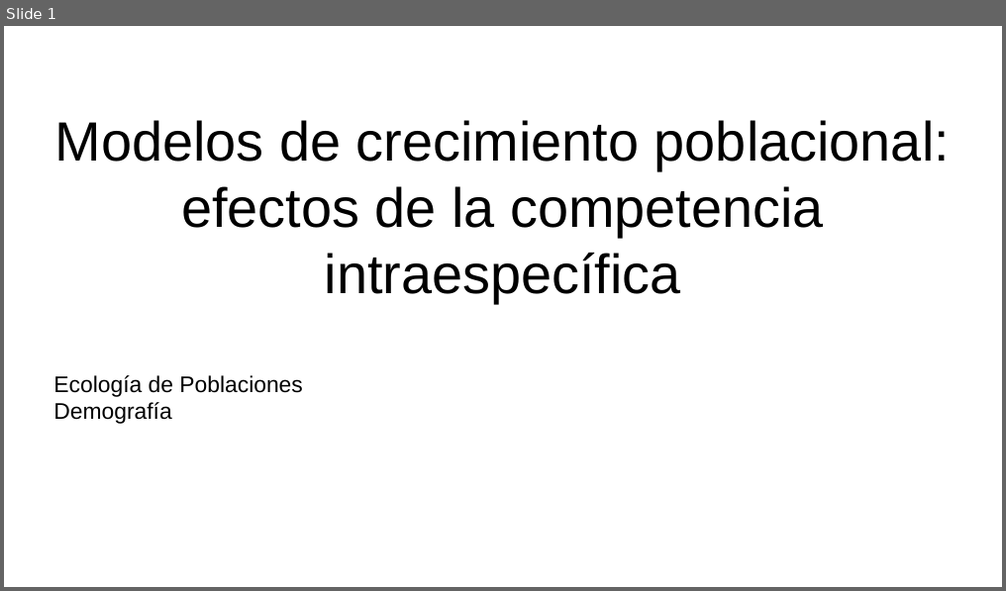
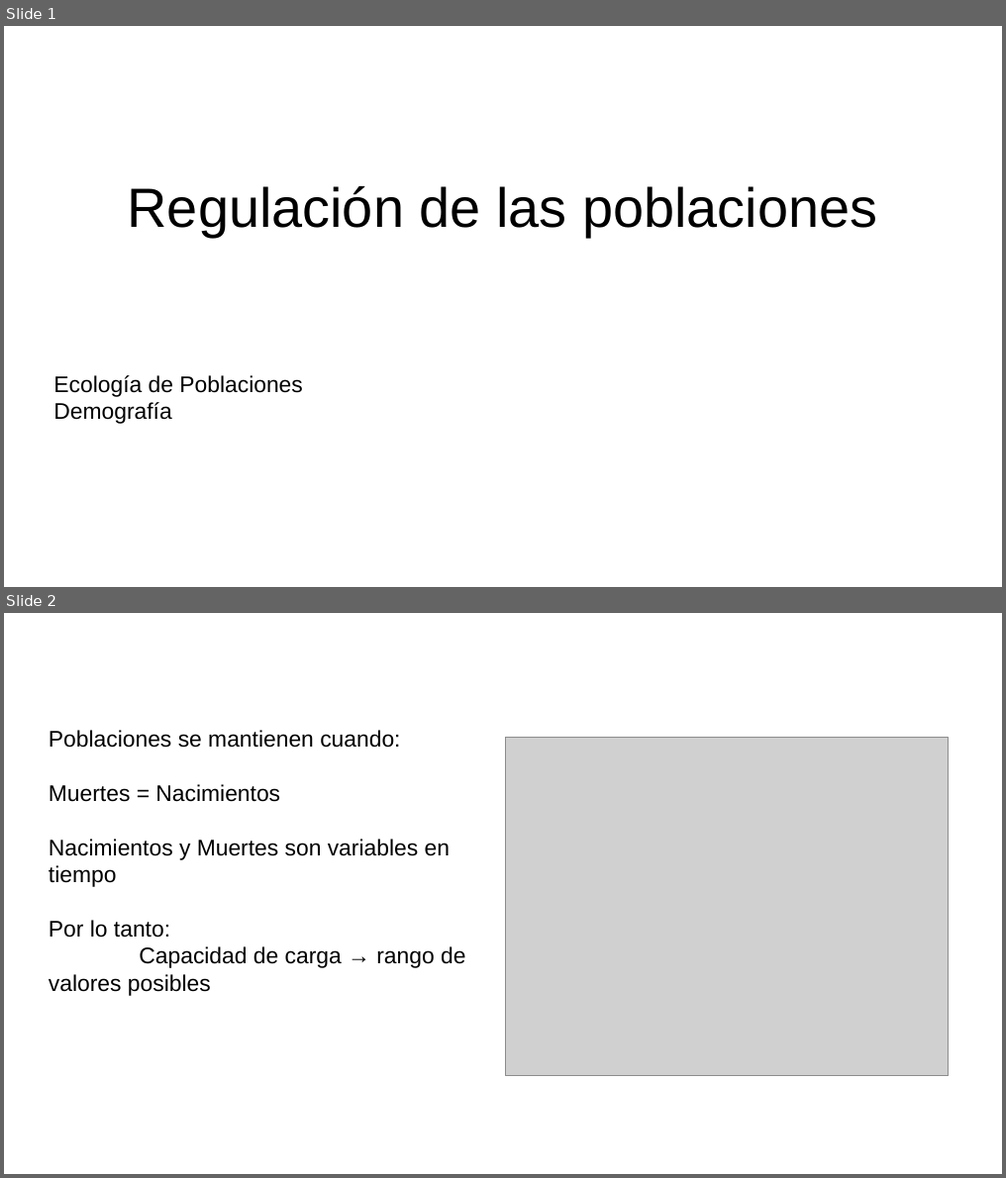
Before and after one commit to gerardommc/Ecologia-poblaciones, a slide deck: Unidad-2/Regulacion-poblaciones.odp. Shown one above the other, each under a label of ours: slide 1 before the commit, slides 1 and 2 after it. The pictures are 1006x591 and 1006x1178 pixels, drawn with LibreOffice and Linux fonts; fonts in the diff are those of the drawing; grey boxes stand for pictures. Boxes give left, top, right and bottom in pixels: in the first picture for what was removed or moved away, otherwise in the second. Text is boxed around its words. In the diff, an @@ line names an element or a change of style, - is before the commit and + after.

```diff
--- a/Unidad-2/Regulacion-poblaciones.odp
+++ b/Unidad-2/Regulacion-poblaciones.odp
@@ slide 2 added at bbox=[4, 613, 1002, 1174], background #FFFFFF @@
@@ text added at bbox=[49, 730, 465, 996], 18 pt, text #000000 @@
+Poblaciones se mantienen cuando:
+Muertes = Nacimientos
+Nacimientos y Muertes son variables en tiempo
+Por lo tanto:
+Capacidad de carga → rango de valores posibles
@@ picture added at bbox=[506, 738, 948, 1076] @@
@@ slide 1 changed as well @@
@@ title at bbox=[128, 186, 877, 237]: text changed @@
-Modelos de crecimiento poblacional: efectos de la competencia intraespecífica
+Regulación de las poblaciones
```
Also in this commit, not shown: 2 other slides added, 15 slides removed, 3 other files.
